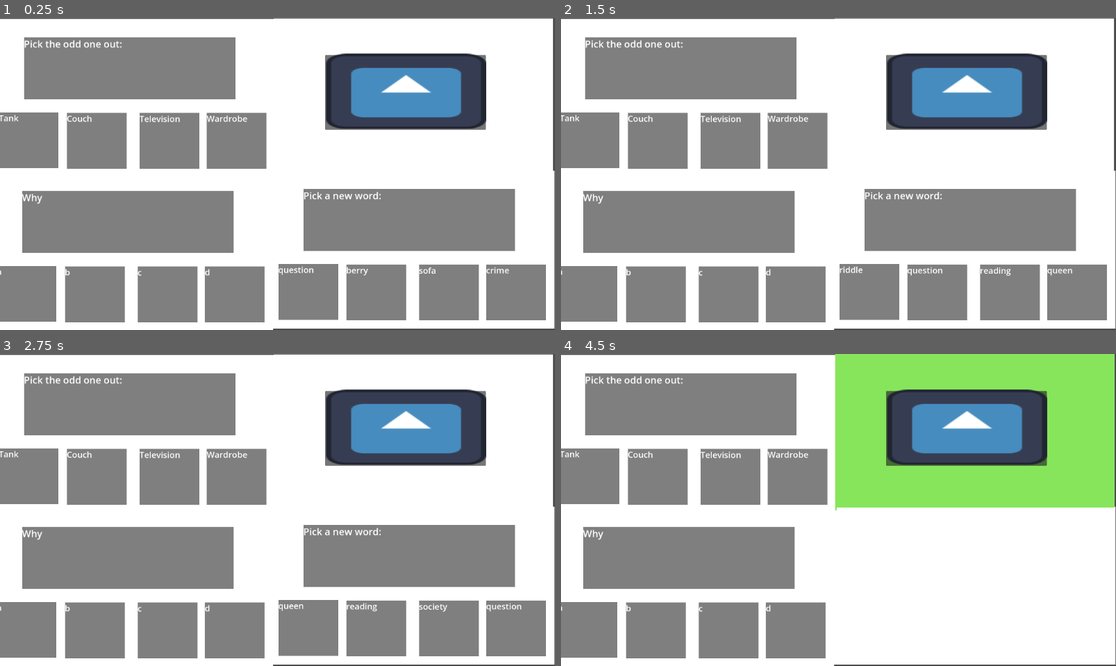
Above: before the commit, frames 1-4 (two rows, left to right).
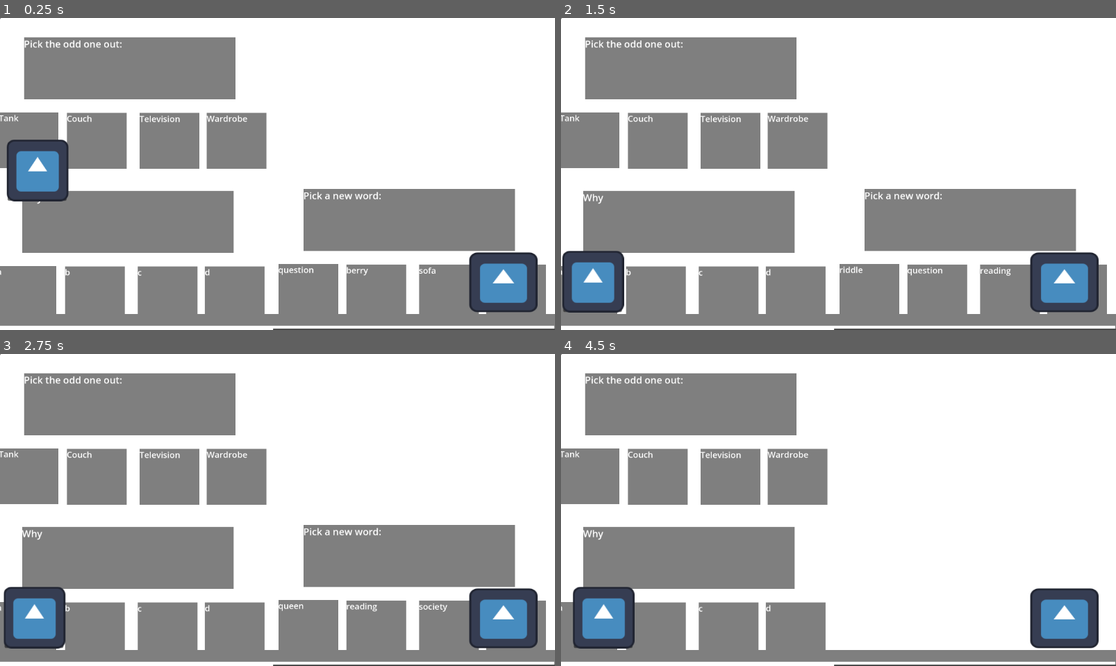
Above: after the commit, the same moments.

Repository: IanM-Anderson/Voltron-Season-9
Game: Godot game, scene res://world.tscn
Same seed, same stepped clock (60 frames per second), same inputs: the game is played once before the commit and once after it. The project has no main scene, so this scene is started directly. The engine's default icon, where the game draws it, is replaced by a stand-in: a white triangle on a blue panel in a dark square.
Inputs (mouse positions are in pixels of both pictures, inside the frame that each line leads up to; where the layout moved, square brackets give the same spot in the first picture):
- Up to frame 1 (0.25 s): no input
- Up to frame 2 (1.5 s): click (866, 292) at 0.52 s; click (1077, 292) at 1.27 s
- Up to frame 3 (2.75 s): click (449, 628) at 2.02 s
- Up to frame 4 (4.5 s): click (938, 628) at 2.77 s; click (599, 619) [966, 428] at 3.5 s; click (866, 628) at 4.27 s

The runs differ from the first frame. In frame 1, 14% of the frame differs, in the area x 0-100%, y 0-99%; in frame 2, 14%; in frame 3, 14%; in frame 4, 32%.

Commit message:
Add files via upload

Diff:
--- a/voltron-season-9/Dragable.gd
+++ b/voltron-season-9/Dragable.gd
@@ -6,7 +6,7 @@
 var lateralSpeed = 10
 var speed = 200
 
-var fail = false
+var failed = false
 
 
 func _physics_process(delta: float) -> void:
@@ -35,6 +35,14 @@
 # Runs when guy enters fire
 func _on_fire_body_entered(body: Node2D) -> void:
 	visible = false
-	fail = true
+	failed = true
 
 	# Rest of the code here for the fail event
+
+func moveBack():
+	velocity = Vector2(-10000, 0)
+	move_and_slide()
+	move_and_slide()
+	move_and_slide()
+	velocity = Vector2(0, 0)
+	visible = true
--- a/voltron-season-9/fire_guy.gd
+++ b/voltron-season-9/fire_guy.gd
@@ -1,8 +1,12 @@
 extends Node2D
 
-var fail = false
+var failed = false
 
 
 # Called every frame. 'delta' is the elapsed time since the previous frame.
 func _process(delta: float) -> void:
-	fail = get_node("Guy").fail
+	failed = get_node("Guy").failed
+
+func reset():
+	print("Fire Reset")
+	get_node("Guy").moveBack()
--- a/voltron-season-9/fire_guy.tscn
+++ b/voltron-season-9/fire_guy.tscn
@@ -26,7 +26,7 @@
 script = ExtResource("1_skc78")
 
 [node name="Guy" parent="." instance=ExtResource("1_7mdi1")]
-position = Vector2(120, 525)
+position = Vector2(78, 289)
 
 [node name="Fire" type="Area2D" parent="."]
 
@@ -40,6 +40,7 @@
 texture = ExtResource("2_kbfuq")
 
 [node name="Floor" type="RigidBody2D" parent="."]
+position = Vector2(6, -3)
 gravity_scale = 0.0
 
 [node name="CollisionShape2D" type="CollisionShape2D" parent="Floor"]
--- a/voltron-season-9/world.gd
+++ b/voltron-season-9/world.gd
@@ -5,10 +5,11 @@
 func _process(delta: float) -> void:
 	if get_node("MultiChoice").won == true:
 		print("Trivia Win")
-	if get_node("ButtonGame").won == true:
-		print("Button Win")
+	#if get_node("ButtonGame").won == true:
+		#print("Button Win")
 	if get_node("OddOneOut").won == true:
 		print("Odd Win")
 	if get_node("UniqueWords").won == true:
 		print("Unique Win")
 		get_node("UniqueWords").reset()
+		get_node("FireGuy").reset()
--- a/voltron-season-9/world.tscn
+++ b/voltron-season-9/world.tscn
@@ -3,8 +3,8 @@
 [ext_resource type="Script" path="res://world.gd" id="1_fvtcq"]
 [ext_resource type="PackedScene" uid="uid://c3f1o5m580aum" path="res://Trivia.tscn" id="1_m2h1q"]
 [ext_resource type="PackedScene" uid="uid://dk8o187c1bo13" path="res://unique_words.tscn" id="2_soey6"]
-[ext_resource type="PackedScene" uid="uid://c27dc6ptnl4ow" path="res://button_game.tscn" id="3_vif0h"]
 [ext_resource type="PackedScene" uid="uid://c180wu80c5yw0" path="res://odd_one_out.tscn" id="4_huule"]
+[ext_resource type="PackedScene" uid="uid://b0gc1liu4tvjx" path="res://fire_guy.tscn" id="6_a1s2x"]
 
 [node name="World" type="Node2D"]
 script = ExtResource("1_fvtcq")
@@ -17,10 +17,8 @@
 position = Vector2(-14, 325)
 scale = Vector2(0.5, 0.5)
 
-[node name="ButtonGame" parent="." instance=ExtResource("3_vif0h")]
-position = Vector2(837, 149)
-scale = Vector2(0.5, 0.5)
-
 [node name="OddOneOut" parent="." instance=ExtResource("4_huule")]
 position = Vector2(-10, 6)
 scale = Vector2(0.5, 0.5)
+
+[node name="FireGuy" parent="." instance=ExtResource("6_a1s2x")]
